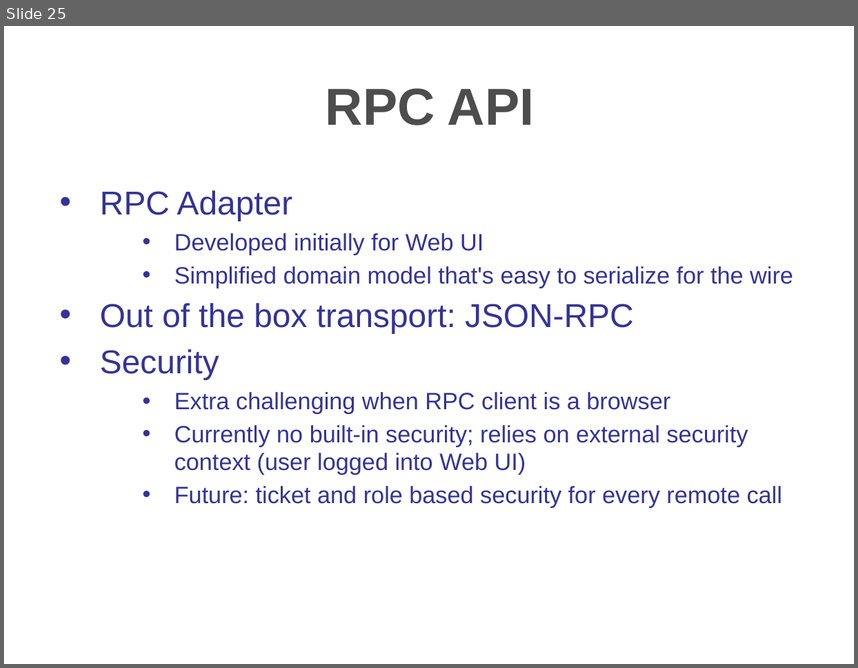
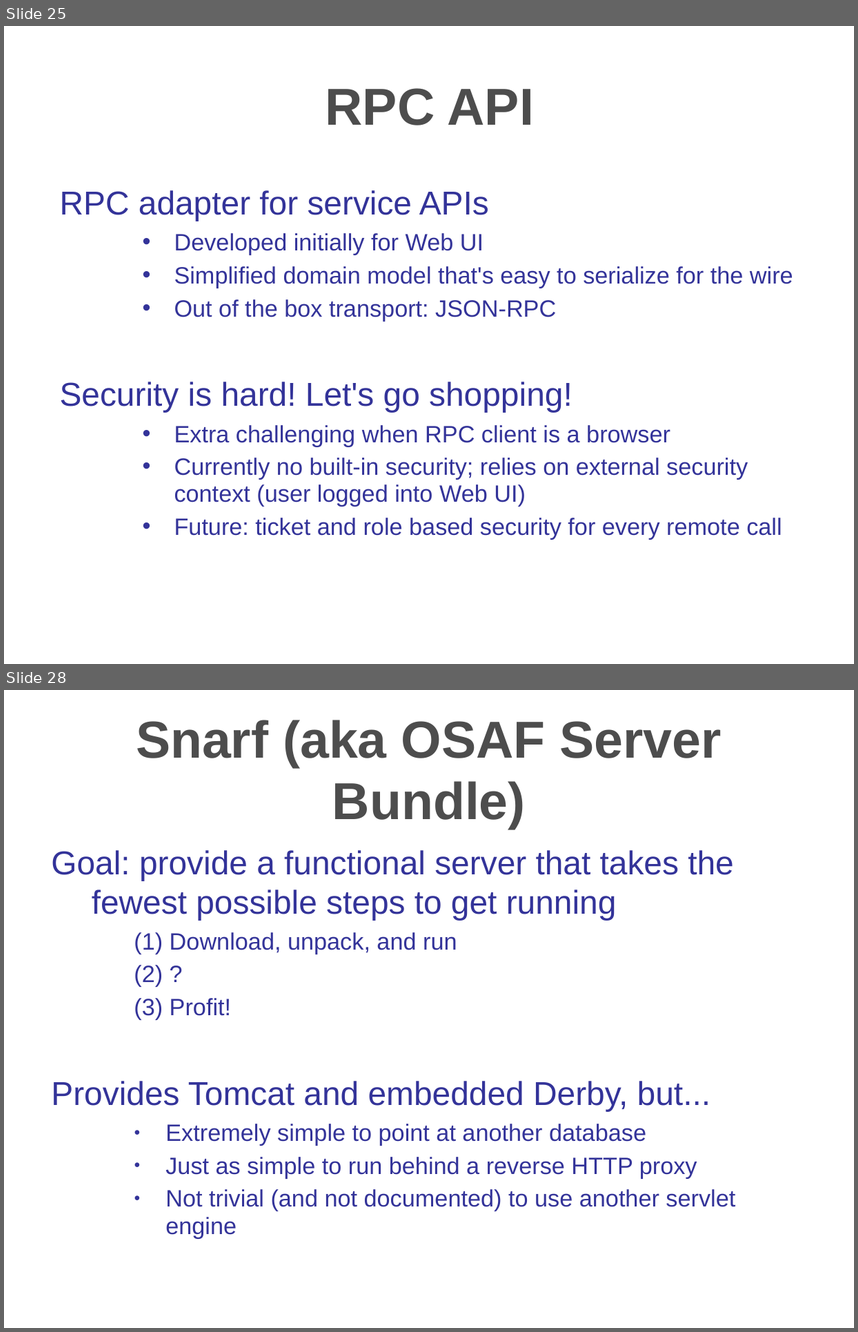
Before and after one commit to hzbarcea/cosmo, a slide deck: src/docs/presentations/apachecon2006.ppt. Shown one above the other, each under a label of ours: slide 25 before the commit, slides 25 and 28 after it; the slides between them are not shown. The pictures are 858x668 and 858x1332 pixels, drawn with LibreOffice and Linux fonts; fonts in the diff are those of the drawing; background and template pictures are left out. Boxes give left, top, right and bottom in pixels: in the first picture for what was removed or moved away, otherwise in the second. Text is boxed around its words. In the diff, an @@ line names an element or a change of style, - is before the commit and + after.

```diff
--- a/src/docs/presentations/apachecon2006.ppt
+++ b/src/docs/presentations/apachecon2006.ppt
@@ slide 28 added at (4,690,854,1328), background #FFFFFF; not listed: 1 template element that a slide beside it also shows @@
@@ title added at (136,720,721,829), 44 pt, text #4D4D4D, bold @@
+Snarf (aka OSAF Server Bundle)
@@ text added at (51,850,735,1238), 20 pt, text #333399 @@
+Goal: provide a functional server that takes the fewest possible steps to get running
+    (1) Download, unpack, and run
+    (2) ?
+    (3) Profit!
+Provides Tomcat and embedded Derby, but...
+    ● Extremely simple to point at another database
+    ● Just as simple to run behind a reverse HTTP proxy
+    ● Not trivial (and not documented) to use another servlet engine
@@ slide 25 changed as well @@
@@ text at (60,190,489,221): text changed @@
-• RPC Adapter
+RPC adapter for service APIs
@@ text at (174,233,793,539): size 28 to 20 pt in "Out of the box transport: JSON-RPC"; indent changed; line spacing 23pt to 22.9pt; list level 1 to 3 in "Out of the box transport: ..."; line spacing 33.2pt to 22.9pt @@
@@ text at (60,381,573,412): text changed @@
-• Security
+Security is hard! Let's go shopping!
```
Also in this commit, not shown: 23 other slides changed, 9 other slides added, 6 slides removed.
